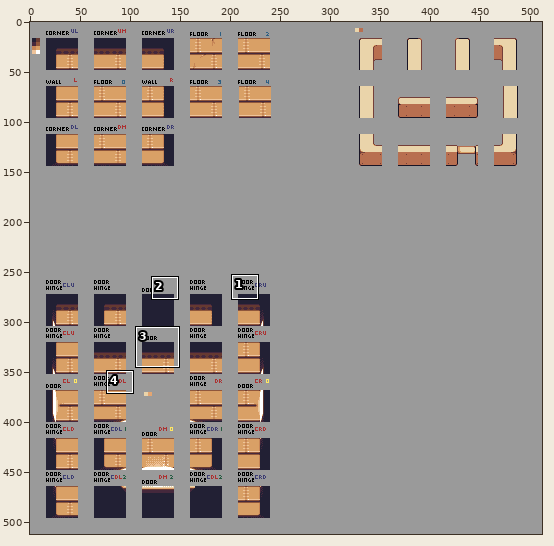
Pixel-art file -- public/assets/sprites/project_file/tile_tav_new.aseprite. The first picture is a wide view before the edit; the outline marks the close-up.
Close-up. Before:
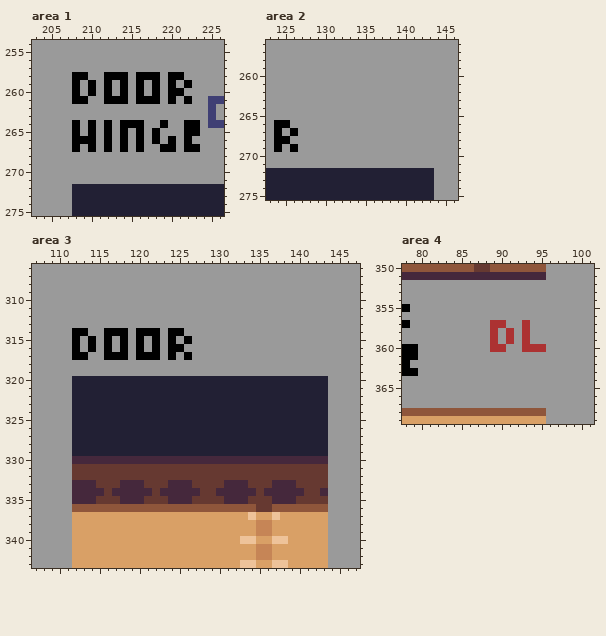
512x512 pixels, 1 frame. Shown: area 1: x 203..226, y 254..275; area 2: x 123..146, y 256..275; area 3: x 107..147, y 306..343; area 4: x 78..101, y 350..369. The commit also changed other parts of the picture, which this record leaves out.
And afterwards:
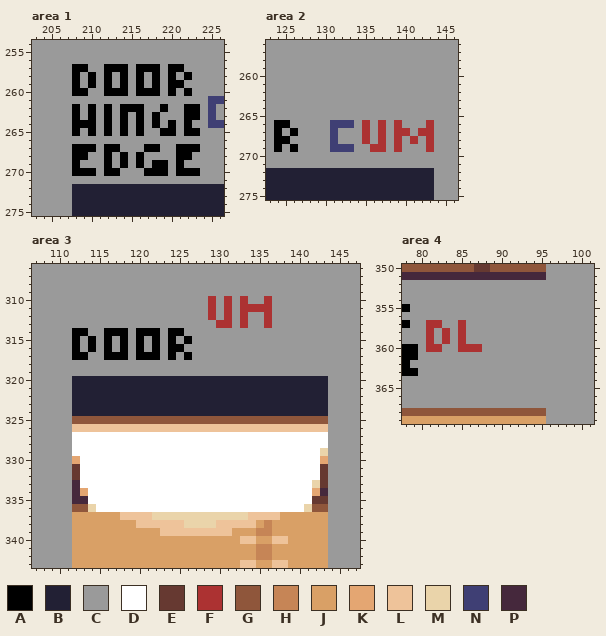
Palette (. is transparent): A #000000  B #222034  C #9a9a9a  D #ffffff  E #663931  F #ac3232  G #8f563b  H #c68556  J #d9a066  K #e4a672  L #eec39a  M #ead4aa  N #3f3f74  P #45283c
Changes in this commit:
Changed rows in their new state; - is an unchanged pixel.
Area 1, layer "TIles":
first column x 208:
257 AA--AAA-AAA-AA--
258 -CA--C---C---CA-
259 -------------AC-
260 -AC--A---A---CA-
261 CC--CCC-CCC-C-C-
262 A-A-A-AAA--A--AA
263 A-A-A-A-A-A---AA
264 -A-----C--ACA--C
265 ----------CAA---
266 CCC-C-C-C-C-C-C-
267 -A---AC-CAACCA--
268 AA--A-A-A----AA-
269 A---A-A-A-AA-A--
270 AAA-AA---AAA-AAA
Area 2, layer "TIles":
first column x 131:
266 NNN-F-F-F---F
267 N---F-F-FF-FF
268 N---F-F-F-F-F
269 NNN--FF-F---F
Area 3, layer "TIles":
first column x 129:
310 F-F-F--F
311 F-F-FFFF
312 F-F-F--F
313 -FF-F--F
first column x 112:
325 GGGGGGGGGGGGGGGGGGGGGGGGGGGGGGGG
326 LLLLLLLLLLLLLLLLLLLLLLLLLLLLLLLL
327 DDDDDDDDDDDDDDDDDDDDDDDDDDDDDDDD
328 DDDDDDDDDDDDDDDDDDDDDDDDDDDDDDDD
329 DDDDDDDDDDDDDDDDDDDDDDDDDDDDDDDM
330 KDDDDDDDDDDDDDDDDDDDDDDDDDDDDDDK
331 -DDDDDDDDDDDDDDDDDDDDDDDDDDDDDD-
332 -DDDDDDDDDDDDDDDDDDDDDDDDDDDDDD-
333 -DDDDDDDDDDDDDDDDDDDDDDDDDDDDDM-
334 -KDDDDDDDDDDDDDDDDDDDDDDDDDDDDK-
335 --DDDDDDDDDDDDDDDDDDDDDDDDDDDD--
336 --MDDDDDDDDDDDDDDDDDDDDDDDDDDM--
337 ------LLLLMMMMMMMMMMMM-LL-------
338 --------LLLLLLMMMMLLLLLJ--------
339 -----------LLLLLLLLL------------
Area 4, layer "TIles":
first column x 81:
357 FF--F---CC--C--
358 F-F-F---C-C-C--
359 F-F-F---C-C-C--
360 FF--FFF-CC--CCC
Changed places in both close-ups, as pixel boxes (x1, y1, x2, y2):
changed: (72, 64, 200, 176)
changed: (330, 120, 434, 152)
changed: (208, 296, 272, 328)
changed: (72, 416, 328, 536)
changed: (426, 320, 546, 352)
